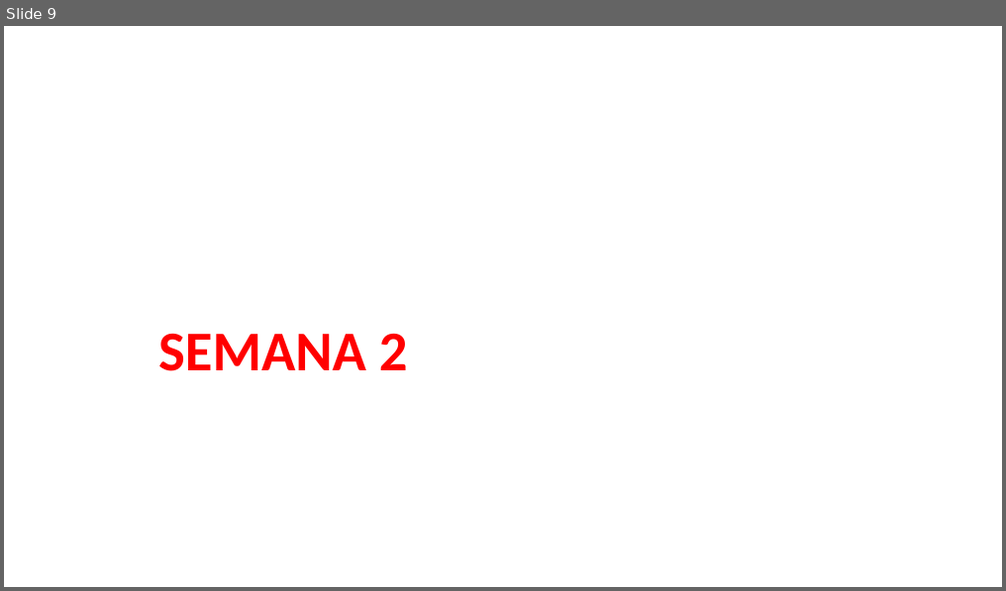
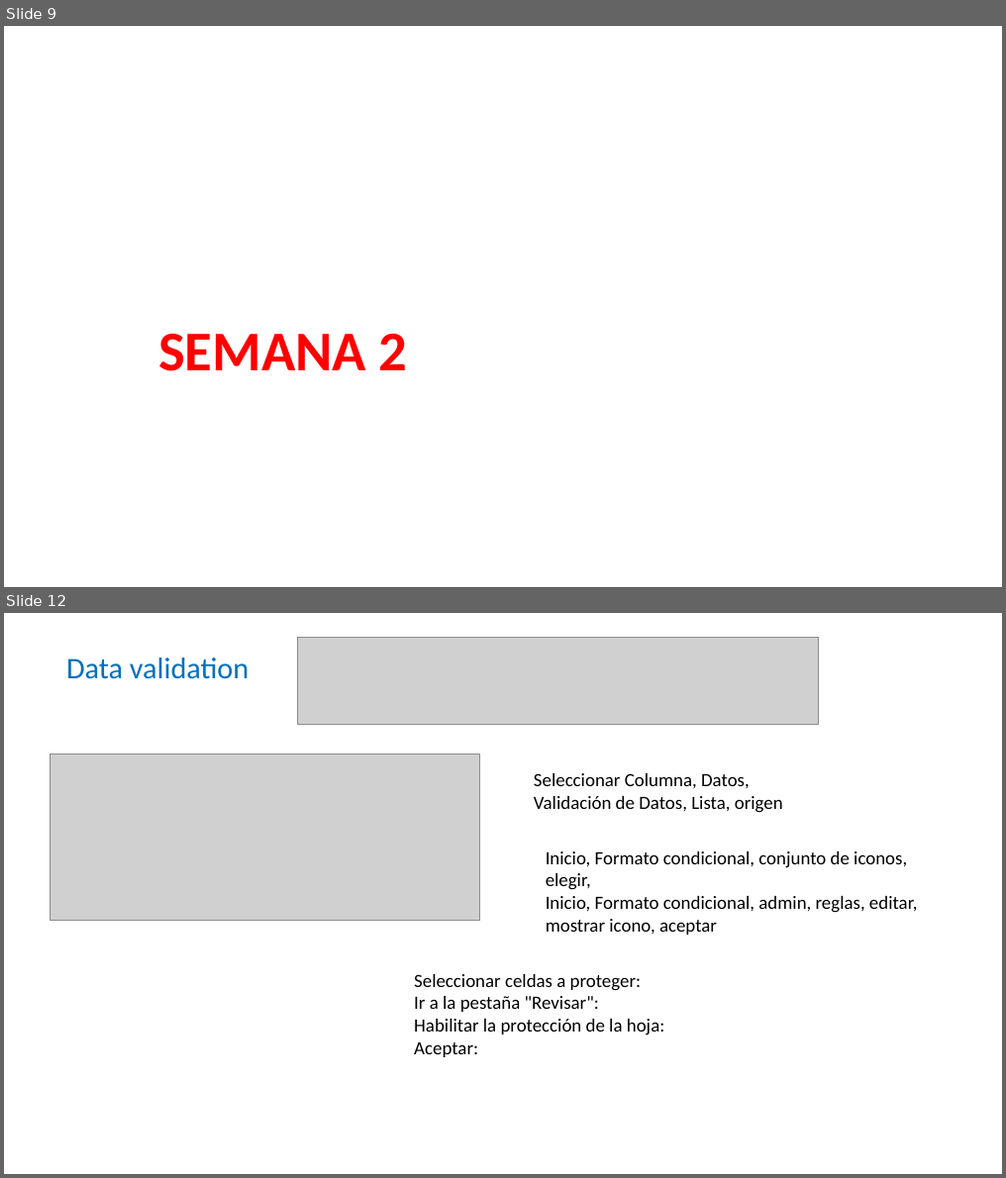
Before and after one commit to megath12/Data_Analysis_Google, a slide deck: 5_analizar_datos_para_responder.pptx. Shown one above the other, each under a label of ours: slide 9 before the commit, slides 9 and 12 after it; the slides between them are not shown. The pictures are 1006x591 and 1006x1178 pixels, drawn with LibreOffice and Linux fonts; fonts in the diff are those of the drawing; grey boxes stand for pictures. Boxes give left, top, right and bottom in pixels: in the first picture for what was removed or moved away, otherwise in the second. Text is boxed around its words. In the diff, an @@ line names an element or a change of style, - is before the commit and + after.

```diff
--- a/5_analizar_datos_para_responder.pptx
+++ b/5_analizar_datos_para_responder.pptx
@@ slide 12 added at <box>4,613,1002,1174</box>, background #FFFFFF @@
@@ picture added at <box>297,638,818,725</box> @@
@@ title added at <box>66,658,249,679</box>, 28.8 pt, text #0070C0 @@
+Data validation
@@ picture added at <box>51,755,480,921</box> @@
@@ text added at <box>534,773,783,813</box>, 18 pt, text #000000 @@
+Seleccionar Columna, Datos, Validación de Datos, Lista, origen
@@ text added at <box>546,852,917,935</box>, 18 pt, text #000000 @@
+Inicio, Formato condicional, conjunto de iconos, elegir,
+Inicio, Formato condicional, admin, reglas, editar, mostrar icono, aceptar
@@ text added at <box>414,974,664,1058</box>, 18 pt, text #000000 @@
+Seleccionar celdas a proteger:
+Ir a la pestaña "Revisar":
+Habilitar la protección de la hoja:
+Aceptar:
```
Also in this commit, not shown: 14 other slides added, 1 slide removed, 1 other file.
